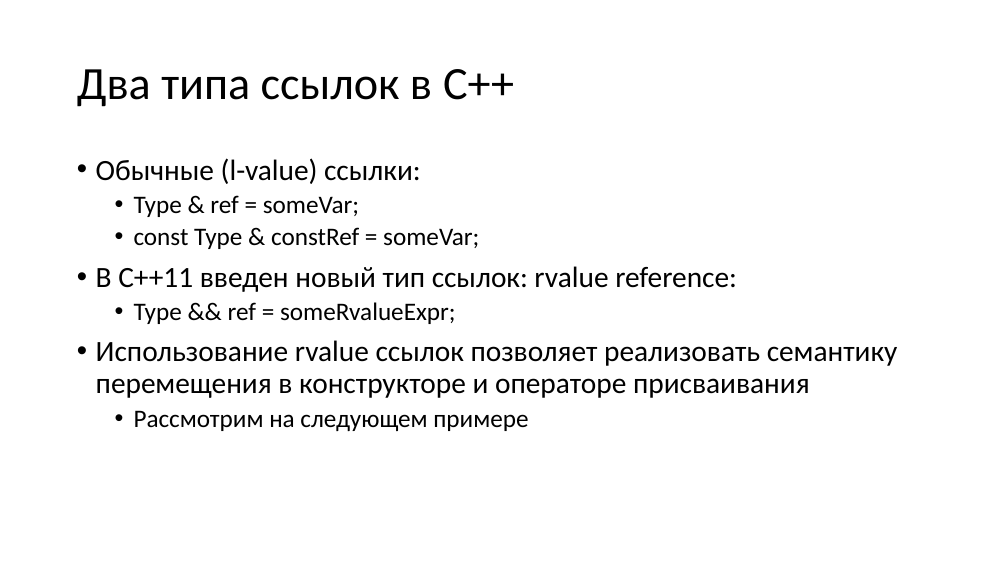
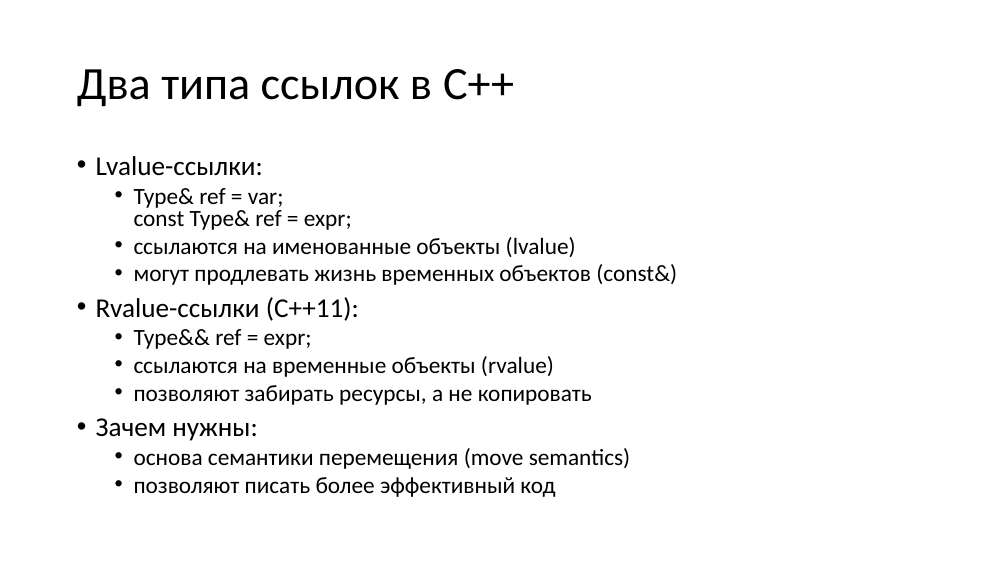
Before and after one commit to alexey-malov/oop, a slide deck: slide 133 of lectures/02/Основы ООП.pptx. Drawn at 1008x567 pixels with LibreOffice and Linux fonts; fonts in the diff are those of the drawing. Boxes give left, top, right and bottom in pixels: in the first picture for what was removed or moved away, otherwise in the second. Text is boxed around its words. In the diff, an @@ line names an element or a change of style, - is before the commit and + after.

```diff
--- a/lectures/02/Основы ООП.pptx
+++ b/lectures/02/Основы ООП.pptx
@@ text at box(96, 156, 677, 497): text changed; size 28 to 22.2 pt @@
-• Обычные (l-value) ссылки:
-  • Type & ref = someVar;
-  • const Type & constRef = someVar;
-• В C++11 введен новый тип ссылок: rvalue reference:
-  • Type && ref = someRvalueExpr;
-• Использование rvalue ссылок позволяет реализовать семантику перемещения в конструкторе и операторе присваивания
-  • Рассмотрим на следующем примере
+• Lvalue-ссылки:
+  • Type& ref = var;
+    const Type& ref = expr;
+  • ссылаются на именованные объекты (lvalue)
+  • могут продлевать жизнь временных объектов (const&)
+• Rvalue-ссылки (C++11):
+  • Type&& ref = expr;
+  • ссылаются на временные объекты (rvalue)
+  • позволяют забирать ресурсы, а не копировать
+• Зачем нужны:
+  • основа семантики перемещения (move semantics)
+  • позволяют писать более эффективный код
```
Also in this commit, not shown: 31 other slides changed, 4 slides added, 4 slides removed.
